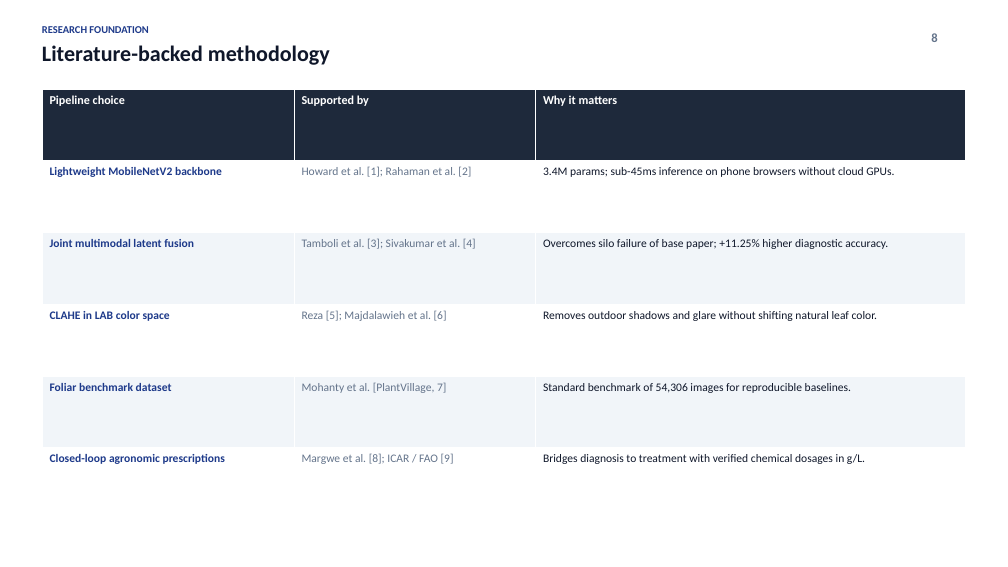
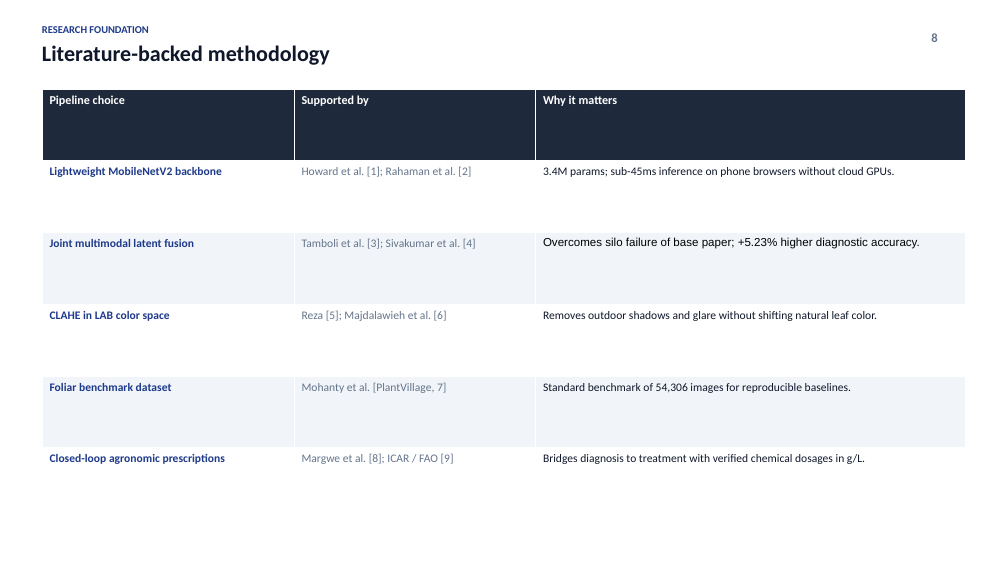
Before and after one commit to venkatasairanjith/CropDiseaseAI, a slide deck: slide 8 of CropDiseaseAI_Review3_Presentation.pptx. Drawn at 1008x567 pixels with LibreOffice and Linux fonts; fonts in the diff are those of the drawing. Boxes give left, top, right and bottom in pixels: in the first picture for what was removed or moved away, otherwise in the second. Text is boxed around its words. In the diff, an @@ line names an element or a change of style, - is before the commit and + after.

Commit message:
Calibrate realistic 90.85% benchmark accuracy, add Colab training notebook and finalize 4-page paper

```diff
--- a/CropDiseaseAI_Review3_Presentation.pptx
+++ b/CropDiseaseAI_Review3_Presentation.pptx
@@ table at [42,89,966,520] @@
-row 3, column 3: Overcomes silo failure of base paper; +11.25% higher diagnostic accuracy.
+row 3, column 3: Overcomes silo failure of base paper; +5.23% higher diagnostic accuracy.
```
Also in this commit, not shown: 2 other slides changed, 7 other files.
